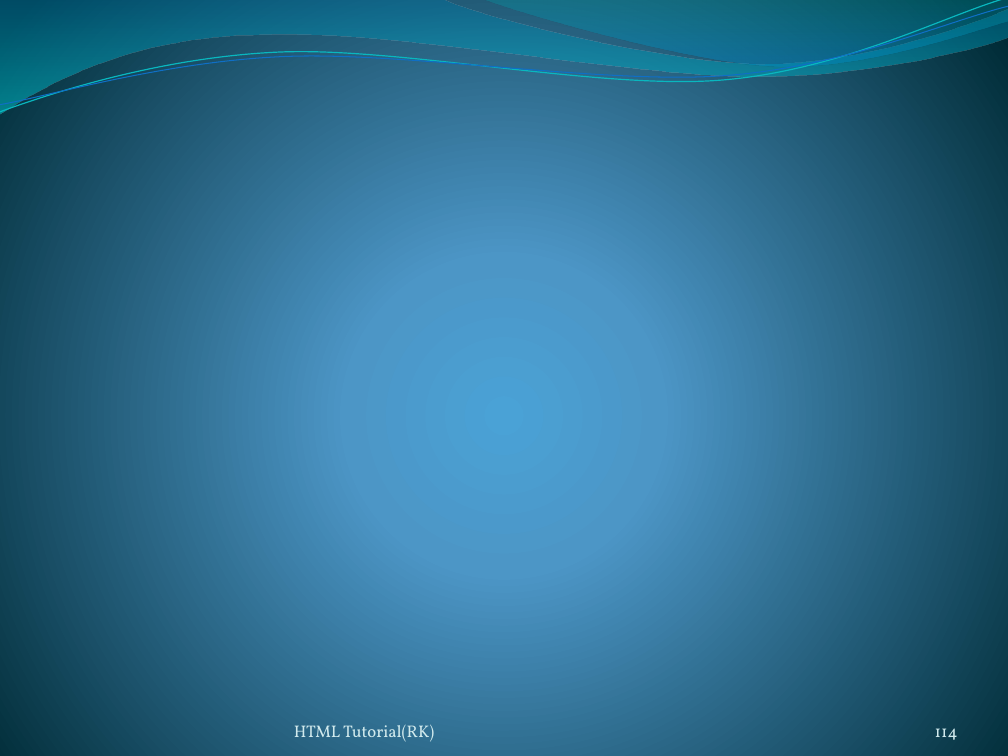
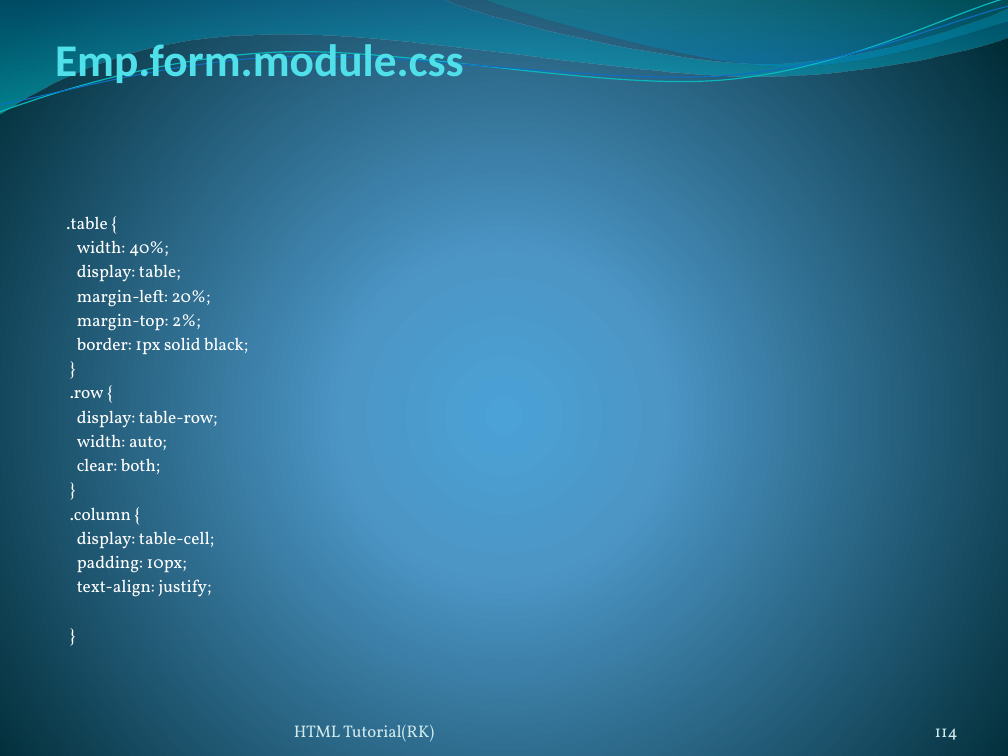
Before and after one commit to rakeshpriyad/tutorial-react-html-css-js-java, a slide deck: slide 114 of React/React.pptx. Drawn at 1008x756 pixels with LibreOffice and Linux fonts; fonts in the diff are those of the drawing. Boxes give left, top, right and bottom in pixels: in the first picture for what was removed or moved away, otherwise in the second. Text is boxed around its words. In the diff, an @@ line names an element or a change of style, - is before the commit and + after.

```diff
--- a/React/React.pptx
+++ b/React/React.pptx
@@ title added at (55,44,464,88), 32.4 pt, text #51E0EA, bold @@
+Emp.form.module.css
@@ subtitle added at (66,216,248,597), 12.4 pt, text #FFFFFF @@
+.table {
+width: 40%;
+display: table;
+margin-left: 20%;
+margin-top: 2%;
+border: 1px solid black;
+}
+.row {
+display: table-row;
+width: auto;
+clear: both;
+}
+.column {
+display: table-cell;
+padding: 10px;
+text-align: justify;
+}
```
Also in this commit, not shown: 4 other slides changed, 40 other files.
